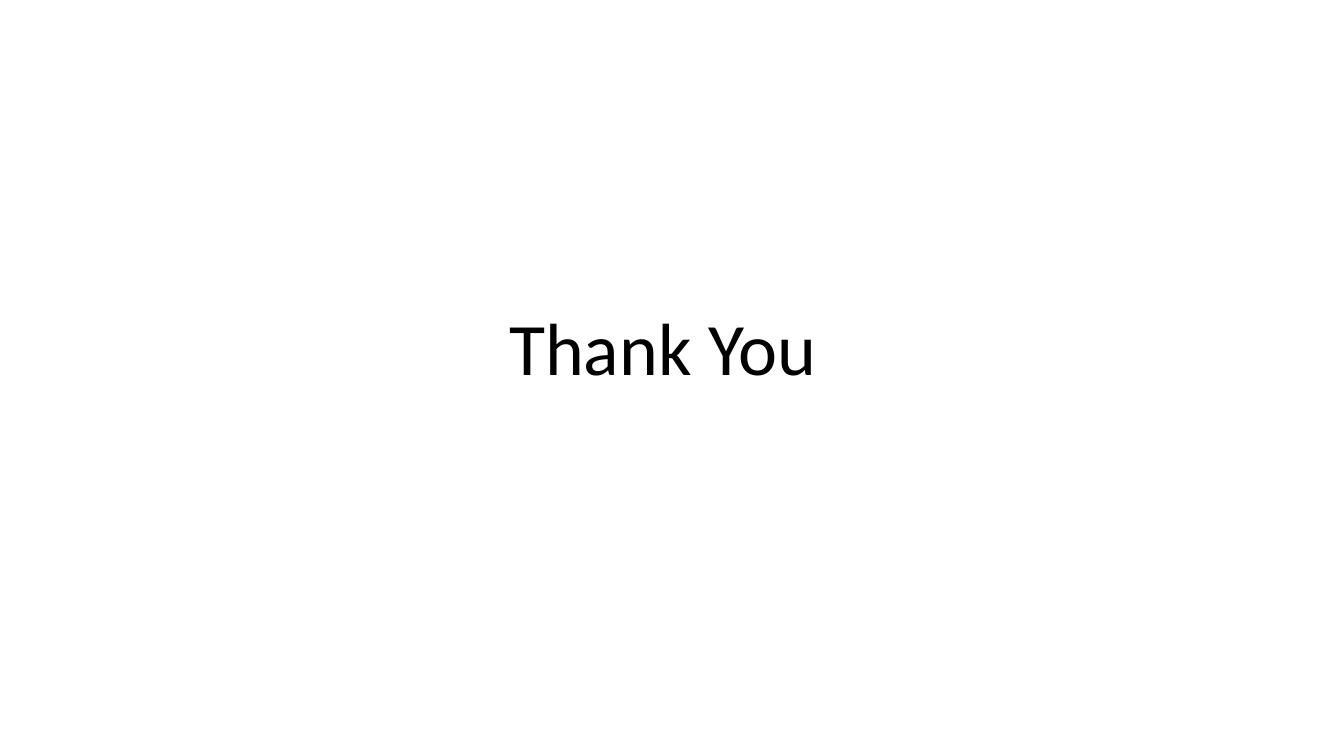
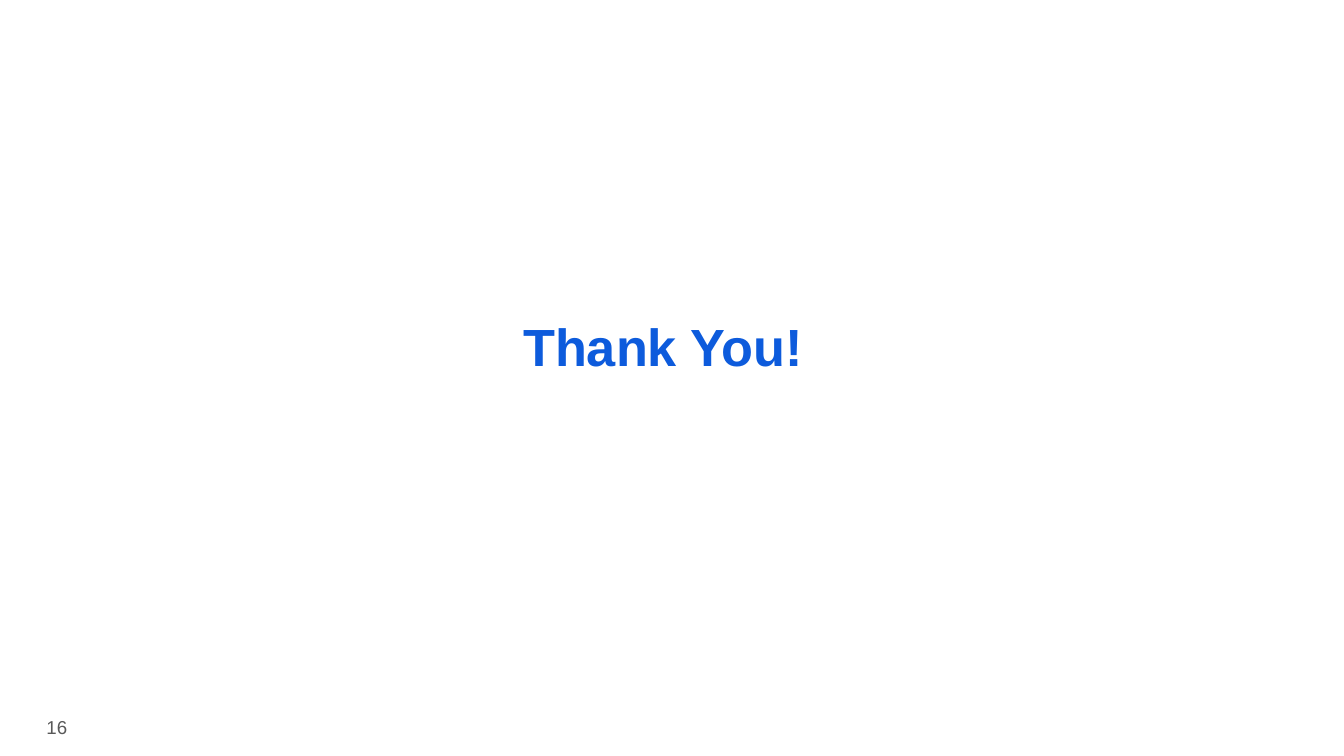
Before and after one commit to imkushwaha/Win_Prediction_Analytics, a slide deck: slide 16 of Presentation_Report.pptx. Drawn at 1344x756 pixels with LibreOffice and Linux fonts; fonts in the diff are those of the drawing; background and template pictures are left out. Boxes give left, top, right and bottom in pixels: in the first picture for what was removed or moved away, otherwise in the second. Text is boxed around its words. In the diff, an @@ line names an element or a change of style, - is before the commit and + after.

```diff
--- a/Presentation_Report.pptx
+++ b/Presentation_Report.pptx
@@ title at box(523, 328, 802, 367): text changed; size 39.6 to 28 pt; font Calibri to Arial; text colour #000000 to #0D5BDC; bold on @@
-Thank You
+Thank You!
@@ page number added at box(46, 721, 67, 734), 10 pt, text #595959 @@
+16
```
Also in this commit, not shown: 12 other slides changed, 3 slides added, 3 slides removed, 1 other file.
